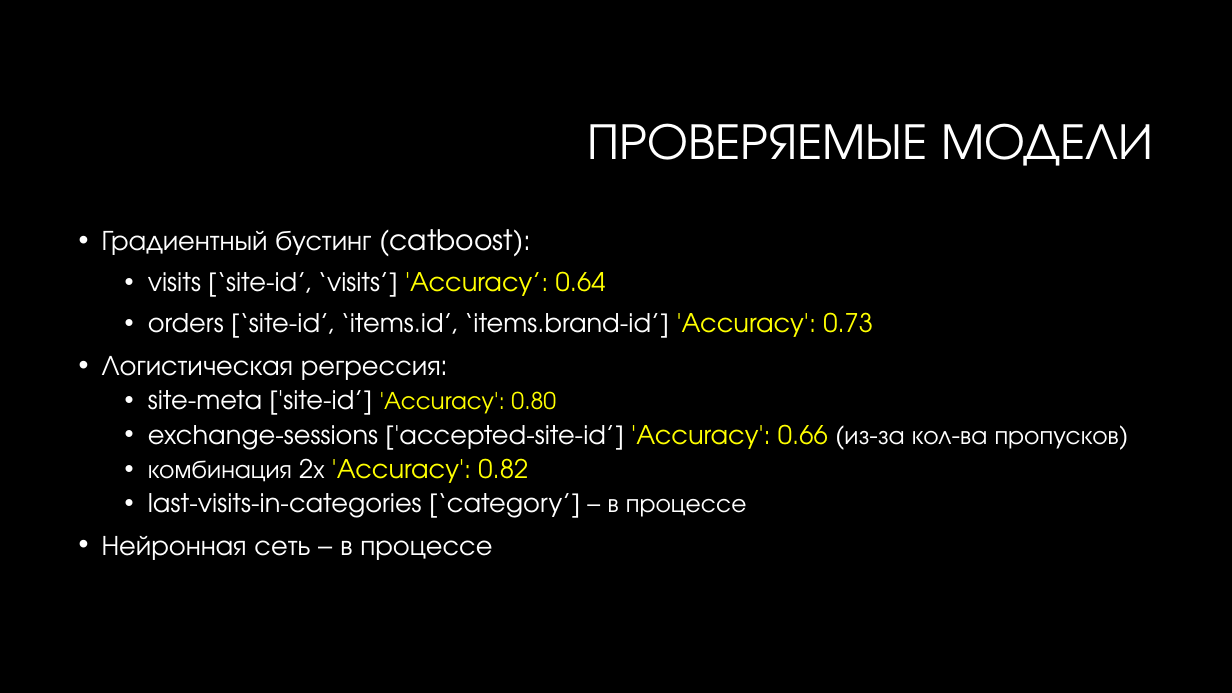
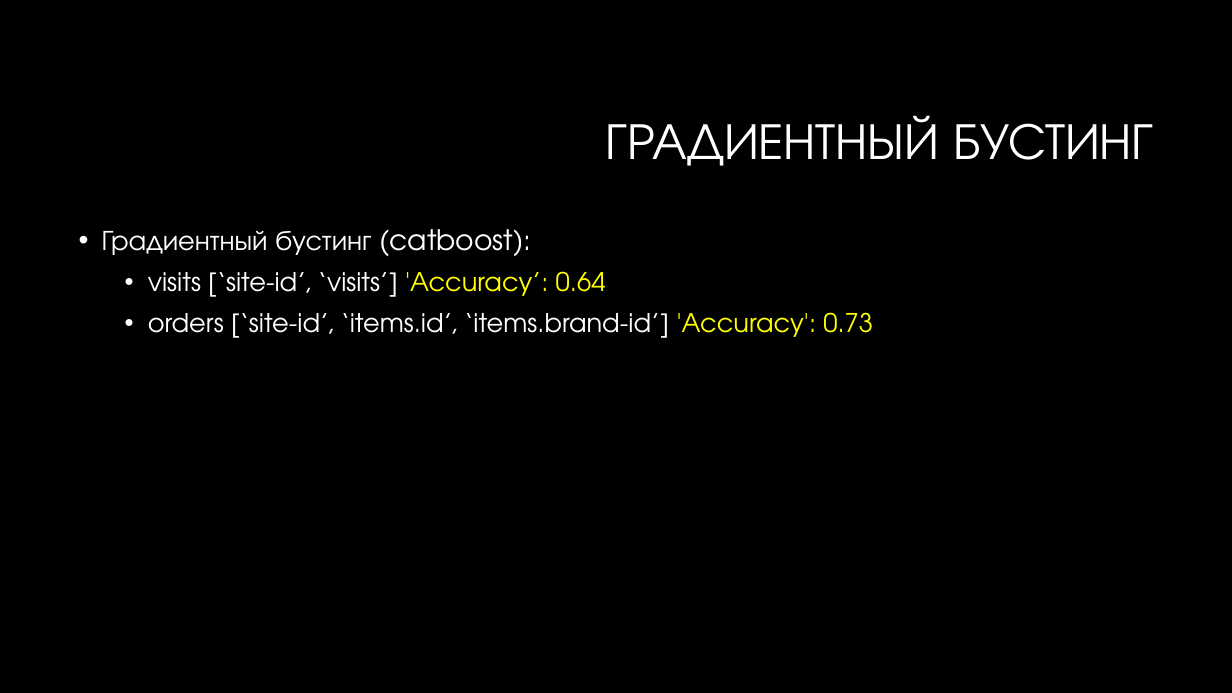
Before and after one commit to loseff-n/flocktory, a slide deck: slide 7 of flocktory.pptx (slide 6 before the commit). Drawn at 1232x693 pixels with LibreOffice and Linux fonts; fonts in the diff are those of the drawing; background and template pictures are left out. Boxes give left, top, right and bottom in pixels: in the first picture for what was removed or moved away, otherwise in the second. Text is boxed around its words. In the diff, an @@ line names an element or a change of style, - is before the commit and + after.

```diff
--- a/flocktory.pptx
+++ b/flocktory.pptx
@@ title at (606,115,1154,166): text changed @@
-ПРОВЕРЯЕМЫЕ МОДЕЛИ
+ГРАДИЕНТНЫЙ БУСТИНГ
@@ text at (102,356,1119,560): paragraphs removed @@
-• Логистическая регрессия:
-  • site-meta ['site-id’] 'Accuracy': 0.80
-  • exchange-sessions ['accepted-site-id’] 'Accuracy': 0.66 (из-за кол-ва пропусков)
-  • комбинация 2х 'Accuracy': 0.82
-  • last-visits-in-categories [‘category’] – в процессе
-• Нейронная сеть – в процессе
```
Also in this commit, not shown: 3 other slides changed, 4 slides added, 1 slide removed, 3 other files.
